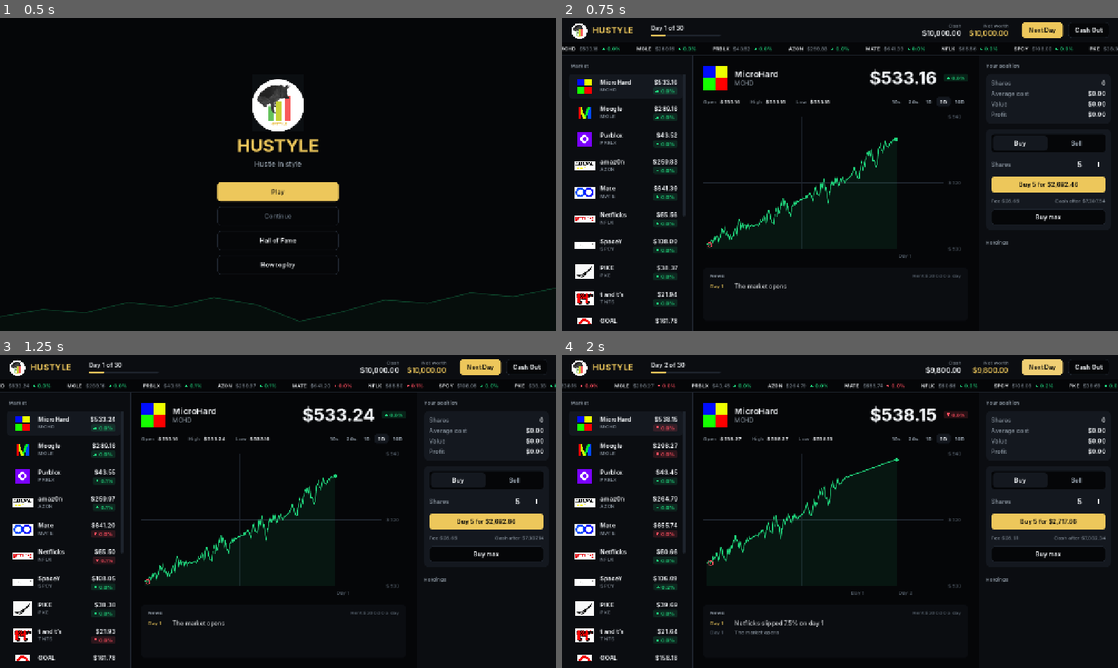
Above: before the commit, frames 1-4 (two rows, left to right).
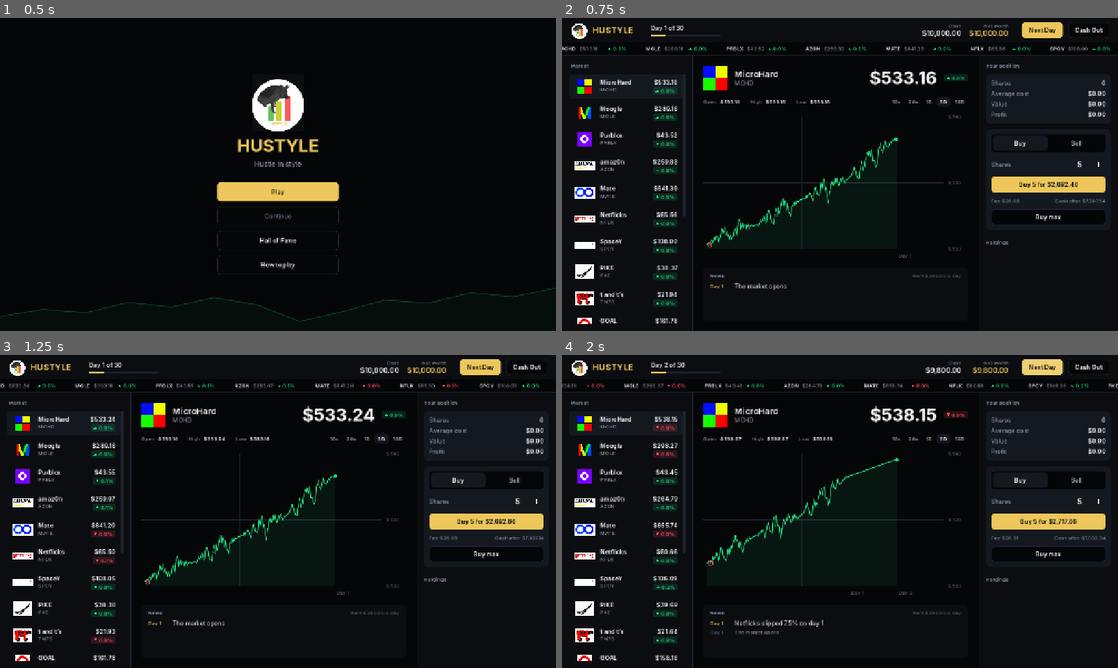
Above: after the commit, the same moments.

Repository: binhnguyeeen/HUSTYLE
Game: Godot game, scene res://scenes/title.tscn
The game is run twice, just before and just after one commit, with the same random seed, the same clock (stepped at 60 frames per second) and the same inputs.
Inputs:
- Up to frame 1 (0.5 s): no input
- Up to frame 2 (0.75 s): click "Play" at 0.5 s
- Up to frame 3 (1.25 s): no input
- Up to frame 4 (2 s): click "Next Day" at 1.25 s

Frame 1 is identical in both runs. In frame 2, 0.8% of the frame differs, in the area x 7-100%, y 9-11%; in frame 3, 0.8%; in frame 4, 0.9%, in the area x 3-100%, y 9-11%.

Commit message:
Fix ticker tape jiggle

Diff:
--- a/scripts/ui/ticker_tape.gd
+++ b/scripts/ui/ticker_tape.gd
@@ -36,19 +36,19 @@
 
 
 ## Draws one stock at x and returns how wide it is.
+## Price and percent get fixed slots, so changing numbers never shift the strip.
 func _item(s: Dictionary, semi: Font, regular: Font, x: float, base: float, paint: bool) -> float:
 	var id: String = s["id"]
 	var ch: float = Market.change.get(id, 0.0)
 	var col := C.UP if ch >= 0 else C.DOWN
-	var parts := [
-		[semi, s["ticker"], C.TEXT, 8.0],
-		[regular, UI.money(Market.prices[id]), C.TEXT2, 8.0],
-	]
+	var price := UI.money(Market.prices[id])
 	var w := 0.0
-	for p in parts:
-		if paint:
-			draw_string(p[0], Vector2(x + w, base), p[1], HORIZONTAL_ALIGNMENT_LEFT, -1, 12, p[2])
-		w += p[0].get_string_size(p[1], HORIZONTAL_ALIGNMENT_LEFT, -1, 12).x + p[3]
+	if paint:
+		draw_string(semi, Vector2(x, base), s["ticker"], HORIZONTAL_ALIGNMENT_LEFT, -1, 12, C.TEXT)
+	w += semi.get_string_size(s["ticker"], HORIZONTAL_ALIGNMENT_LEFT, -1, 12).x + 8.0
+	if paint:
+		draw_string(regular, Vector2(x + w, base), price, HORIZONTAL_ALIGNMENT_LEFT, -1, 12, C.TEXT2)
+	w += _slot(regular, UI.money(float(s["base_price"]) * 2.0)) + 8.0
 	if paint:
 		var cy := size.y / 2.0
 		var tx := x + w
@@ -58,9 +58,14 @@
 		else:
 			tri = [Vector2(tx, cy - 3), Vector2(tx + 7, cy - 3), Vector2(tx + 3.5, cy + 3)]
 		draw_colored_polygon(tri, col)
-	w += 11.0
-	var pct := UI.percent(ch)
-	if paint:
-		draw_string(semi, Vector2(x + w, base), pct, HORIZONTAL_ALIGNMENT_LEFT, -1, 12, col)
-	w += semi.get_string_size(pct, HORIZONTAL_ALIGNMENT_LEFT, -1, 12).x + GAP
+		draw_string(semi, Vector2(x + w + 11.0, base), UI.percent(ch), HORIZONTAL_ALIGNMENT_LEFT, -1, 12, col)
+	w += 11.0 + _slot(semi, "00.0%") + GAP
 	return w
+
+
+## Width of a text with every digit as a zero, the widest digit.
+func _slot(font: Font, text: String) -> float:
+	var wide := ""
+	for ch in text:
+		wide += "0" if ch >= "0" and ch <= "9" else ch
+	return font.get_string_size(wide, HORIZONTAL_ALIGNMENT_LEFT, -1, 12).x
